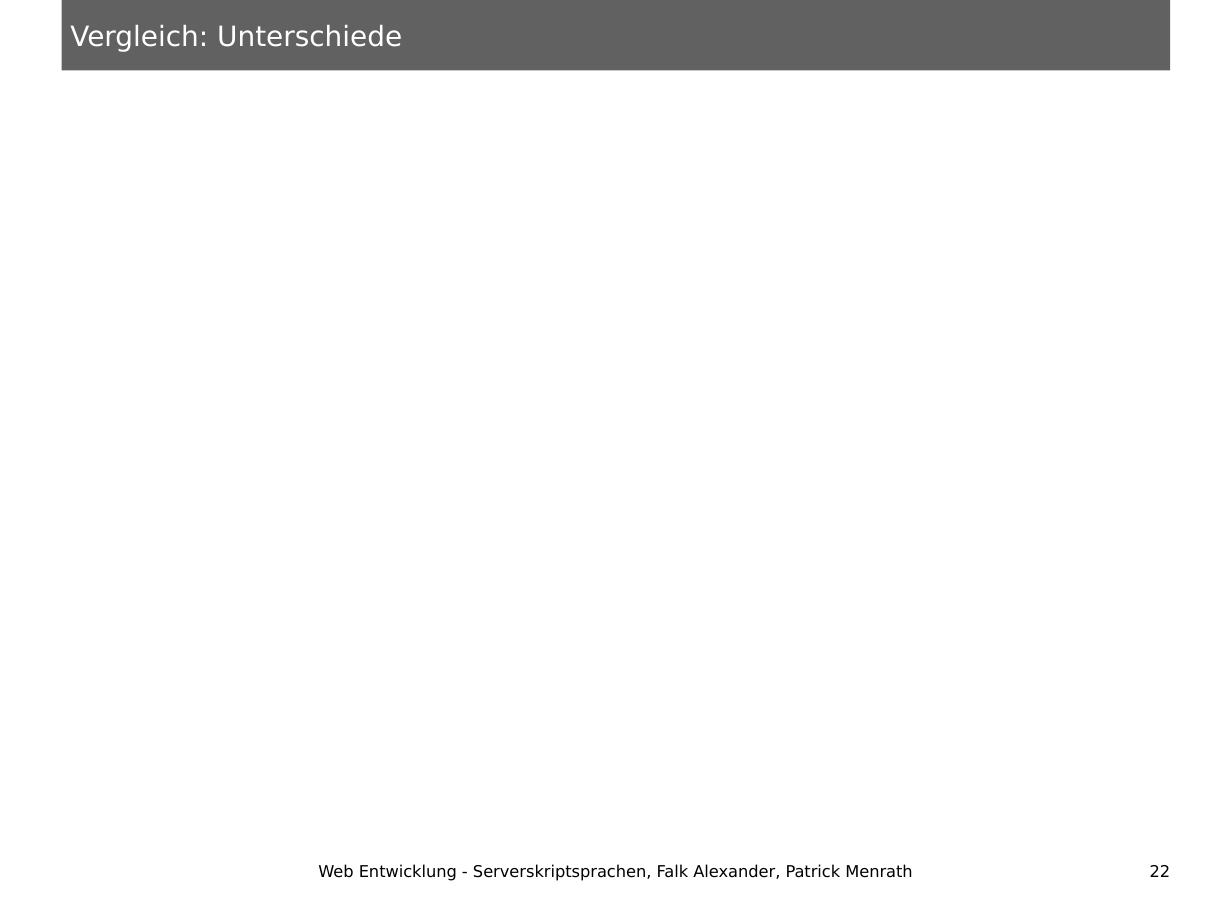
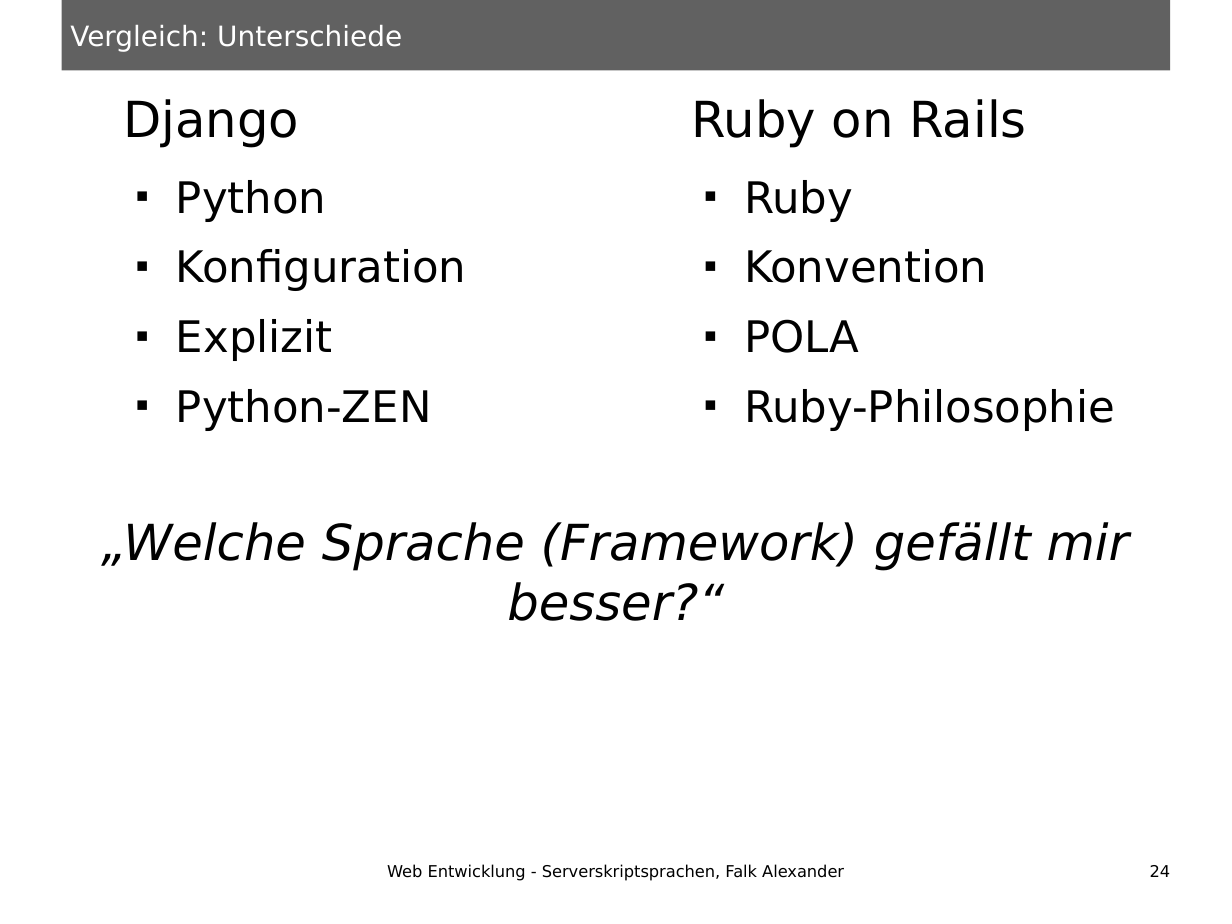
Before and after one commit to ungeziefer9488/HSA-SWS-SoSe13-Serverskriptsprachen, a slide deck: slide 24 of Vortrag.odp (slide 22 before the commit). Drawn at 1232x924 pixels with LibreOffice and Linux fonts; fonts in the diff are those of the drawing. Boxes give left, top, right and bottom in pixels: in the first picture for what was removed or moved away, otherwise in the second. Text is boxed around its words. In the diff, an @@ line names an element or a change of style, - is before the commit and + after.

```diff
--- a/Vortrag.odp
+++ b/Vortrag.odp
@@ text added at <box>123,99,466,431</box>, 28 pt, text #000000 @@
+Django
+  ■ Python
+  ■ Konfiguration
+  ■ Explizit
+  ■ Python-ZEN
@@ text added at <box>691,99,1115,431</box>, 28 pt, text #000000 @@
+Ruby on Rails
+  ■ Ruby
+  ■ Konvention
+  ■ POLA
+  ■ Ruby-Philosophie
@@ text added at <box>101,522,1130,621</box>, 32 pt, text #000000, italic @@
+„Welche Sprache (Framework) gefällt mir besser?“
@@ text at <box>387,864,844,881</box>: text changed @@
-Web Entwicklung - Serverskriptsprachen, Falk Alexander, Patrick Menrath
+Web Entwicklung - Serverskriptsprachen, Falk Alexander
@@ page number at <box>1150,865,1171,877</box>: text changed @@
-22
+24
```
Also in this commit, not shown: 21 other slides changed, 2 slides added.
